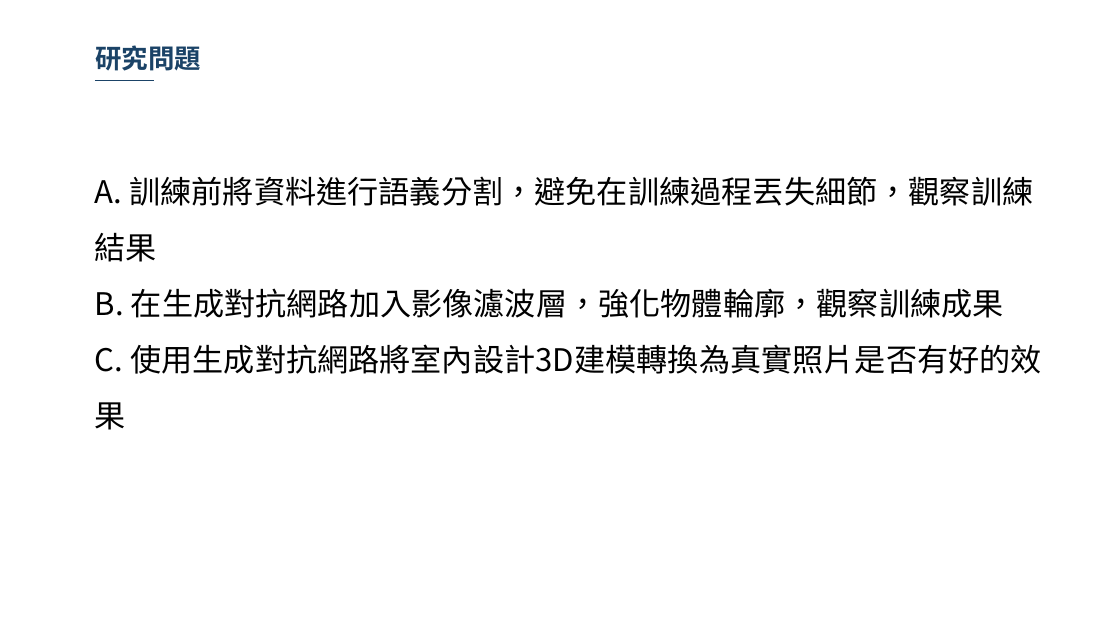
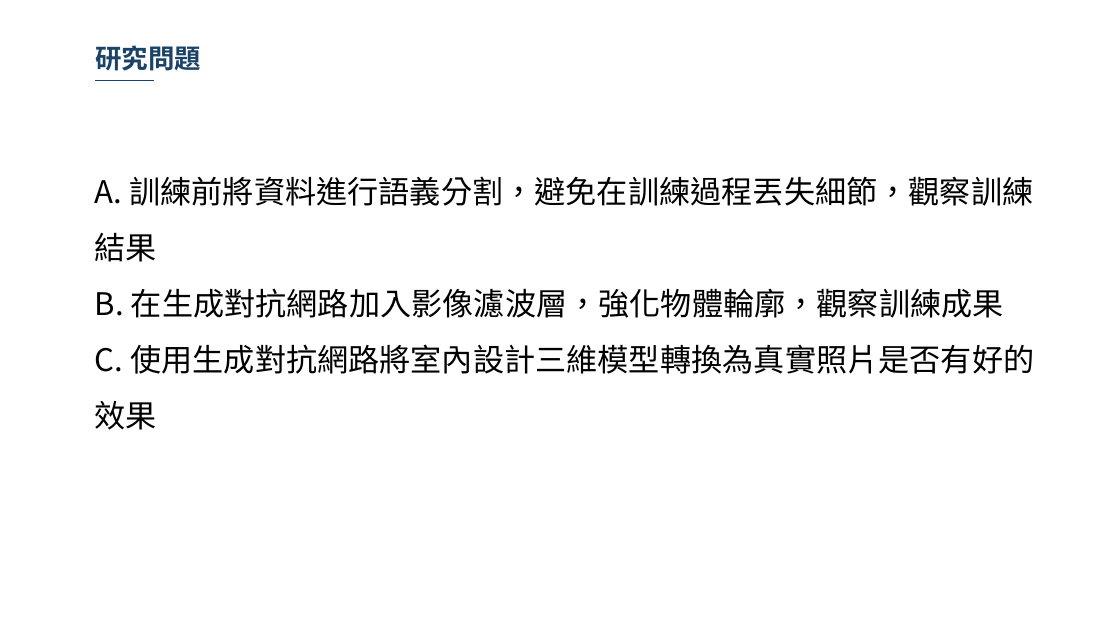
Before and after one commit to 10994015/paper, a slide deck: slide 11 of 論文/論文初審.pptx (slide 10 before the commit). Drawn at 1120x630 pixels with LibreOffice and Linux fonts; fonts in the diff are those of the drawing; background and template pictures are left out. Boxes give left, top, right and bottom in pixels: in the first picture for what was removed or moved away, otherwise in the second. Text is boxed around its words. In the diff, an @@ line names an element or a change of style, - is before the commit and + after.

```diff
--- a/論文/論文初審.pptx
+++ b/論文/論文初審.pptx
@@ text at (95,344,1034,430): text changed @@
-C. 使用生成對抗網路將室內設計3D建模轉換為真實照片是否有好的效果
+C. 使用生成對抗網路將室內設計三維模型轉換為真實照片是否有好的效果
```
Also in this commit, not shown: 18 other slides changed, 3 slides added, 1 slide removed.
